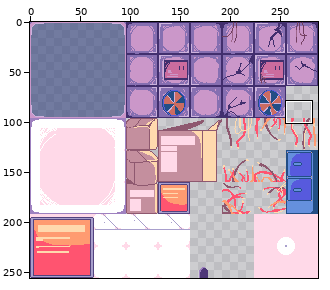
Sprite sheet -- assets/tiles/tileset space station.png. Above, an overview of the earlier version with the close-up marked.
Close-up. As it was:
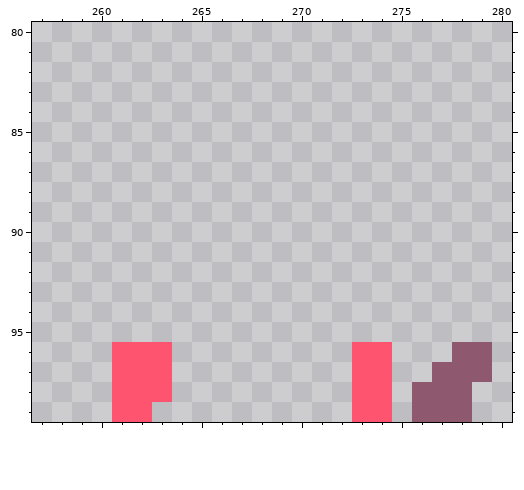
The file is 288x256 pixels. Shown: x 257..280, y 80..99. The commit also changed other parts of the picture, which this record leaves out.
The same view after the edit:
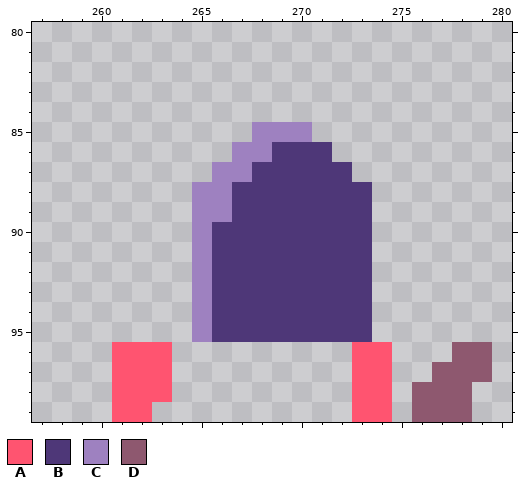
Palette (. is transparent): A #ff5470  B #4e3778  C #9e81c0  D #8e586f
Edits made:
y 85: x 268..270 ... -> CCC
y 86: x 267..271 ..... -> CCBBB
y 87: x 266..272 ....... -> CCBBBBB
y 88..89: x 265..273 ......... -> CCBBBBBBB
y 90..95: x 265..273 ......... -> CBBBBBBBB
